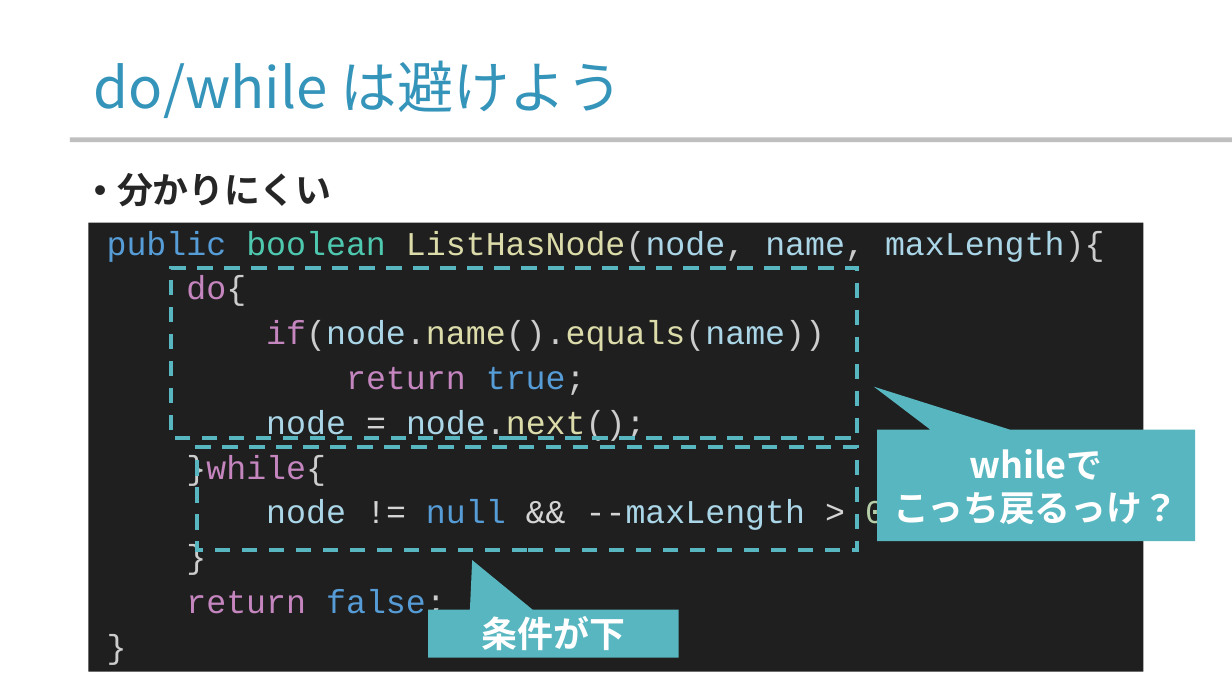
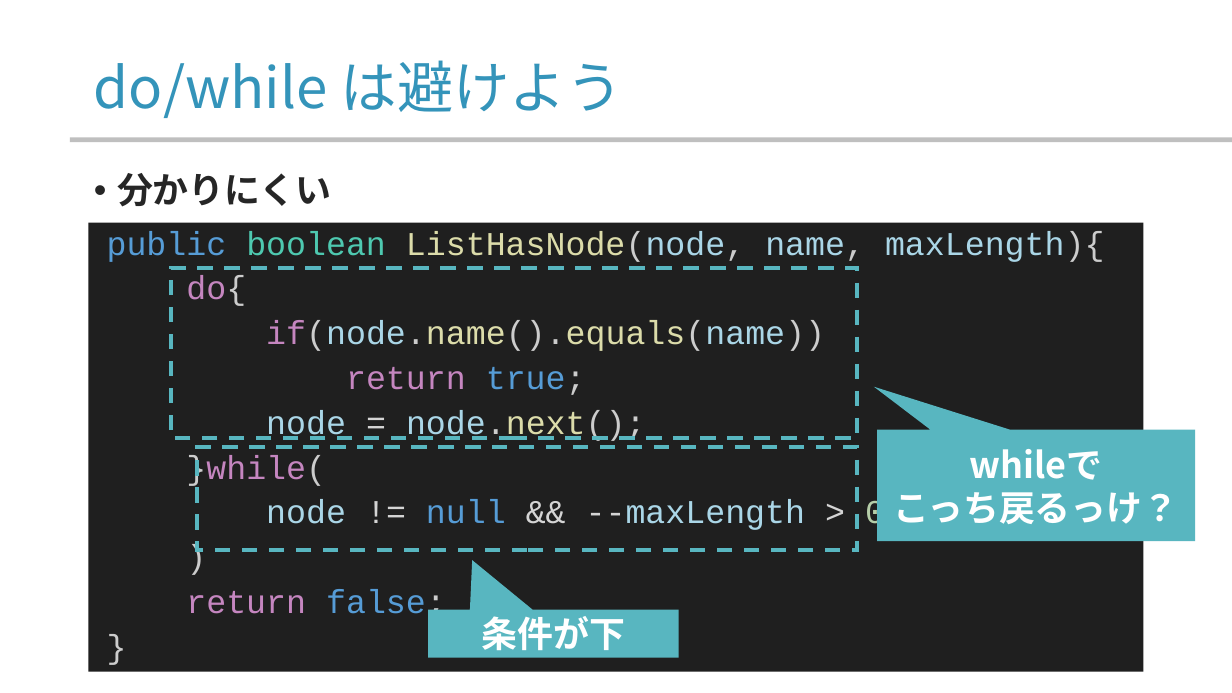
Before and after one commit to yamada-ai/java-prac, a slide deck: slide 26 of 07_ccontrol_flow_1.pptx (slide 25 before the commit). Drawn at 1232x693 pixels with LibreOffice and Linux fonts; fonts in the diff are those of the drawing; background and template pictures are left out. Boxes give left, top, right and bottom in pixels: in the first picture for what was removed or moved away, otherwise in the second. Text is boxed around its words. In the diff, an @@ line names an element or a change of style, - is before the commit and + after.

```diff
--- a/07_ccontrol_flow_1.pptx
+++ b/07_ccontrol_flow_1.pptx
@@ text in rectangle at (x1=89, y1=223, x2=1144, y2=672): text changed @@
-}
+)
@@ text in rectangle at (x1=107, y1=231, x2=1105, y2=623): highlight none to #1F1F1F @@
@@ text in rectangle at (x1=186, y1=455, x2=326, y2=488): text changed @@
-}while{
+}while(
```
Also in this commit, not shown: 12 other slides changed, 16 slides added, 2 other files.
